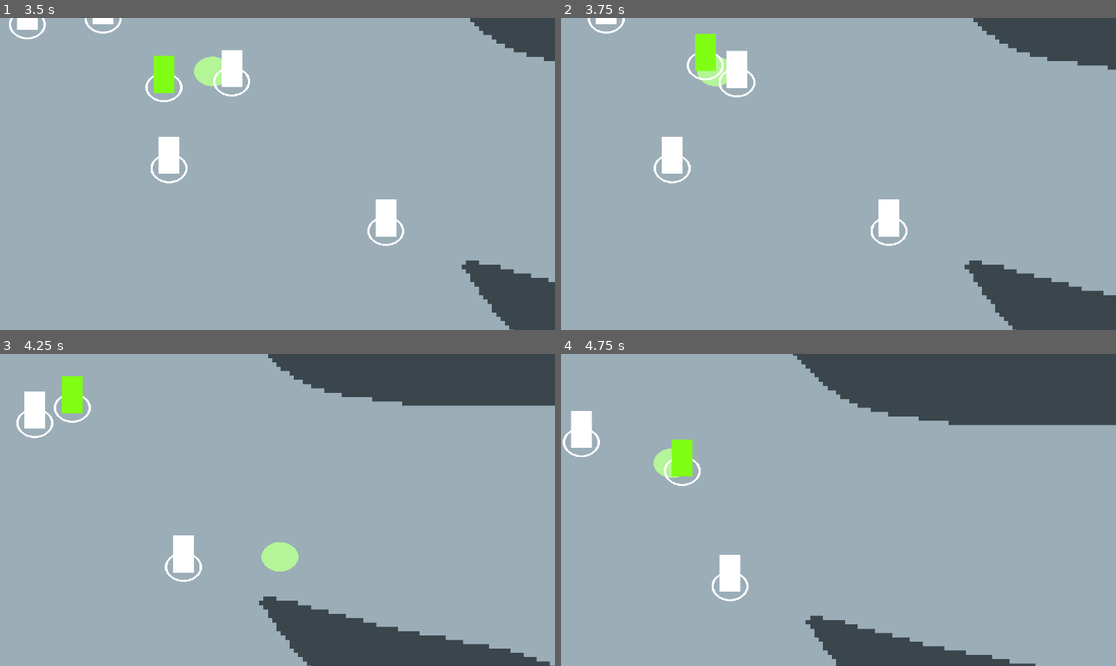
Above: before the commit, frames 1-4 (two rows, left to right).
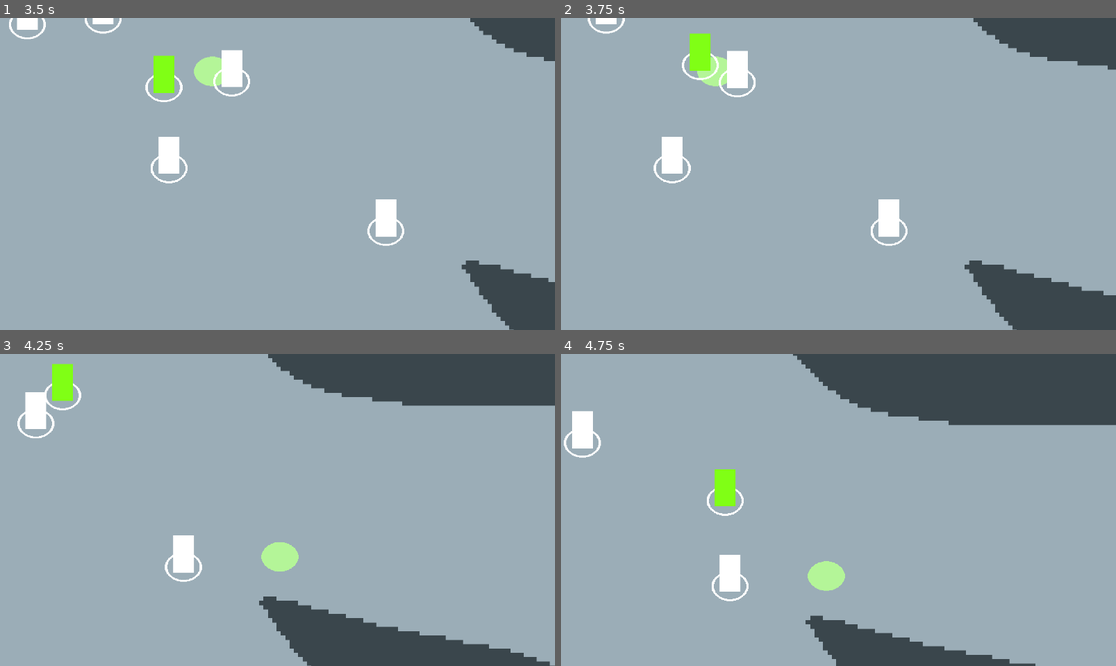
Above: after the commit, the same moments.

Repository: doccsoccs/SupernovaCRPG
Game: Godot game, scene res://Test Scenes/test_scene.tscn
Same seed, same stepped clock (60 frames per second), same inputs: the game is played once before the commit and once after it.
Inputs (mouse positions are in pixels of both pictures, inside the frame that each line leads up to):
- Up to frame 1 (3.5 s): tap Enter at 0.5, 2 s; move the mouse to (149, 177) at 0.52 s; click (149, 177) at 0.6 s; tap Space at 1.25, 2.75 s; move the mouse to (83, 27) at 1.27 s; tap S (CameraDown) at 1.35 s; click (83, 27) at 1.55 s; move the mouse to (44, 111) at 2.02 s; tap Middle mouse button (CameraDrag) at 2.1 s; click (44, 111) at 2.3 s; move the mouse to (210, 71) at 2.77 s; tap A (CameraLeft) at 2.85 s; click (210, 71) at 3.05 s
- Up to frame 2 (3.75 s): move the mouse to (949, 220) at 3.52 s; hold D (CameraRight) from 3.53 s (still down)
- Up to frame 3 (4.25 s): keep holding D (CameraRight); click (388, 556) at 3.8 s
- Up to frame 4 (4.75 s): move the mouse to (672, 463) at 4.27 s; release D (CameraRight) at 4.28 s; tap W (CameraUp) at 4.35 s; click (672, 463) at 4.55 s

Frame 1 is identical in both runs. In frame 2, 0.5% of the frame differs, in the area x 21-36%, y 4-26%; in frame 3, 0.9%; in frame 4, 2.0%, in the area x 0-52%, y 18-76%.

Commit message:
added a drawn indicator for dragselection

Diff:
--- a/Game/Prefabs/PlayerCharacters/party_controller.gd
+++ b/Game/Prefabs/PlayerCharacters/party_controller.gd
@@ -24,10 +24,11 @@
 var init_pos : Vector2 = Vector2.ZERO
 var ds_width : float
 var ds_height : float
-var dragging : bool = false
+var dragging : bool = true
 var current_mpos : Vector2 = Vector2.ZERO
 var center_pos : Vector2 = Vector2.ZERO
 
+# Used to determine how the user is intending to interact with the interface
 enum ClickInputType { PlaceMoveFlag, DragSelect, None }
 var current_input_type : ClickInputType
 var entered_ds_array : Array[Character]
@@ -152,6 +153,15 @@
 		ClickInputType.None:
 			pass
 
+	queue_redraw()
+
+# Draws the Drag Select Indicator
+func _draw():
+	if current_input_type == ClickInputType.DragSelect:
+		var rect : Rect2 = Rect2(init_pos.x, init_pos.y, current_mpos.x - init_pos.x, current_mpos.y - init_pos.y)
+		draw_rect(rect, Color.GOLD, false, 10.0)
+		draw_rect(rect, Color(0.85, 0.65, 0.12, 0.2), true)
+
 # Deselect all selected PCs
 func deselect_all():
 	for p in selected_pcs:
--- a/Game/Prefabs/PlayerCharacters/player.tscn
+++ b/Game/Prefabs/PlayerCharacters/player.tscn
@@ -5,11 +5,11 @@
 [ext_resource type="Texture2D" uid="uid://cn167ags52cqp" path="res://Sprites/Placeholders/opencircle.png" id="3_prmun"]
 [ext_resource type="Texture2D" uid="uid://c27mdqb2yrcl1" path="res://Sprites/Placeholders/exclamation.png" id="4_cveuj"]
 
+[sub_resource type="CapsuleShape2D" id="CapsuleShape2D_canrr"]
+radius = 58.0
+height = 146.0
+
 [sub_resource type="CapsuleShape2D" id="CapsuleShape2D_2ekir"]
-radius = 66.0
-height = 176.0
-
-[sub_resource type="CapsuleShape2D" id="CapsuleShape2D_canrr"]
 radius = 51.0
 height = 130.0
 
@@ -88,19 +88,19 @@
 scale = Vector2(0.5625, 1)
 texture = ExtResource("1_2llpe")
 
+[node name="HitBox" type="CollisionShape2D" parent="."]
+rotation = 1.5708
+shape = SubResource("CapsuleShape2D_canrr")
+debug_color = Color(0.984314, 0, 0.317647, 0.419608)
+
 [node name="SelectArea" type="Area2D" parent="."]
 collision_layer = 128
 collision_mask = 8
 
 [node name="CollisionShape2D" type="CollisionShape2D" parent="SelectArea"]
-position = Vector2(0, -35)
+rotation = 1.5708
 shape = SubResource("CapsuleShape2D_2ekir")
 debug_color = Color(0.423529, 0.894118, 1, 0.419608)
-
-[node name="HitBox" type="CollisionShape2D" parent="."]
-rotation = 1.5708
-shape = SubResource("CapsuleShape2D_canrr")
-debug_color = Color(0.380392, 0.517647, 0.862745, 0.419608)
 
 [node name="AnimationPlayer" type="AnimationPlayer" parent="."]
 libraries = {
--- a/Game/project.godot
+++ b/Game/project.godot
@@ -72,6 +72,11 @@
 "events": [Object(InputEventMouseButton,"resource_local_to_scene":false,"resource_name":"","device":-1,"window_id":0,"a …(258 unchanged characters)…
 ]
 }
+RightClick={
+"deadzone": 0.5,
+"events": [Object(InputEventMouseButton,"resource_local_to_scene":false,"resource_name":"","device":-1,"window_id":0,"alt_pressed":false,"shift_pressed":false,"ctrl_pressed":false,"meta_pressed":false,"button_mask":2,"position":Vector2(116, 11),"global_position":Vector2(120, 52),"factor":1.0,"button_index":2,"canceled":false,"pressed":true,"double_click":false,"script":null)
+]
+}
 
 [layer_names]
 
Not shown, added: Game/Prefabs/PlayerCharacters/par87EE.tmp
